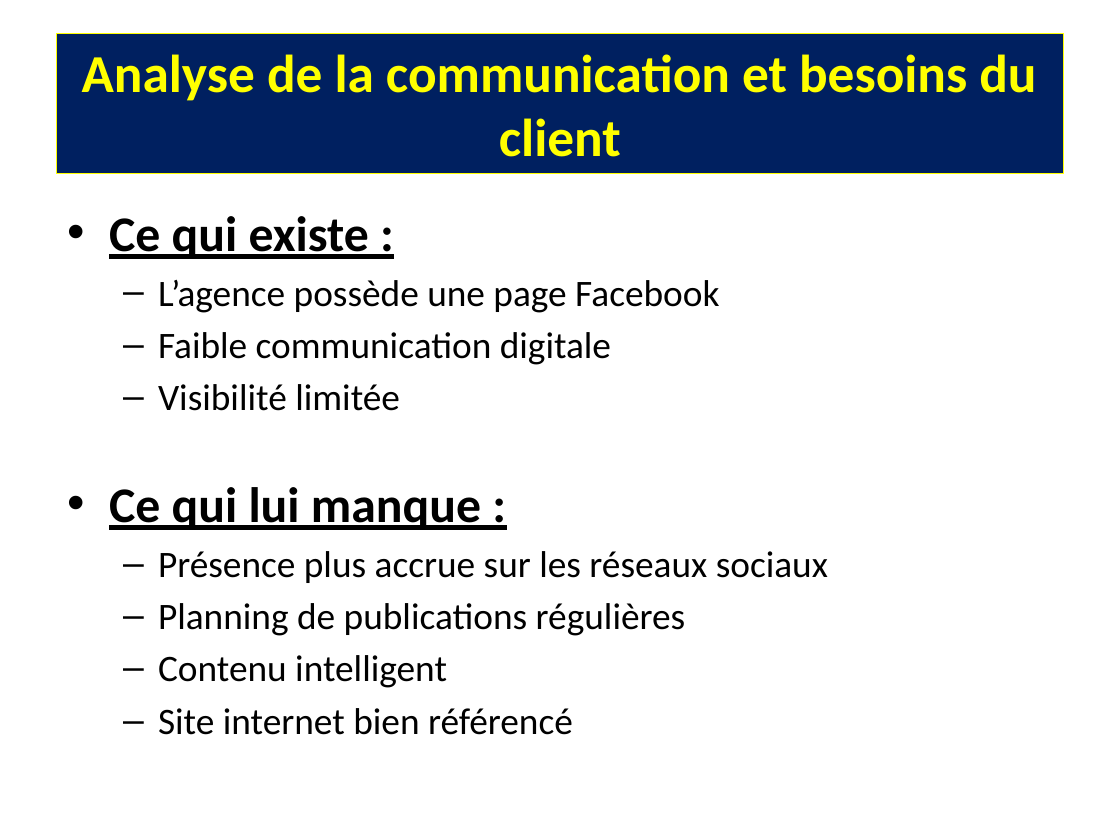
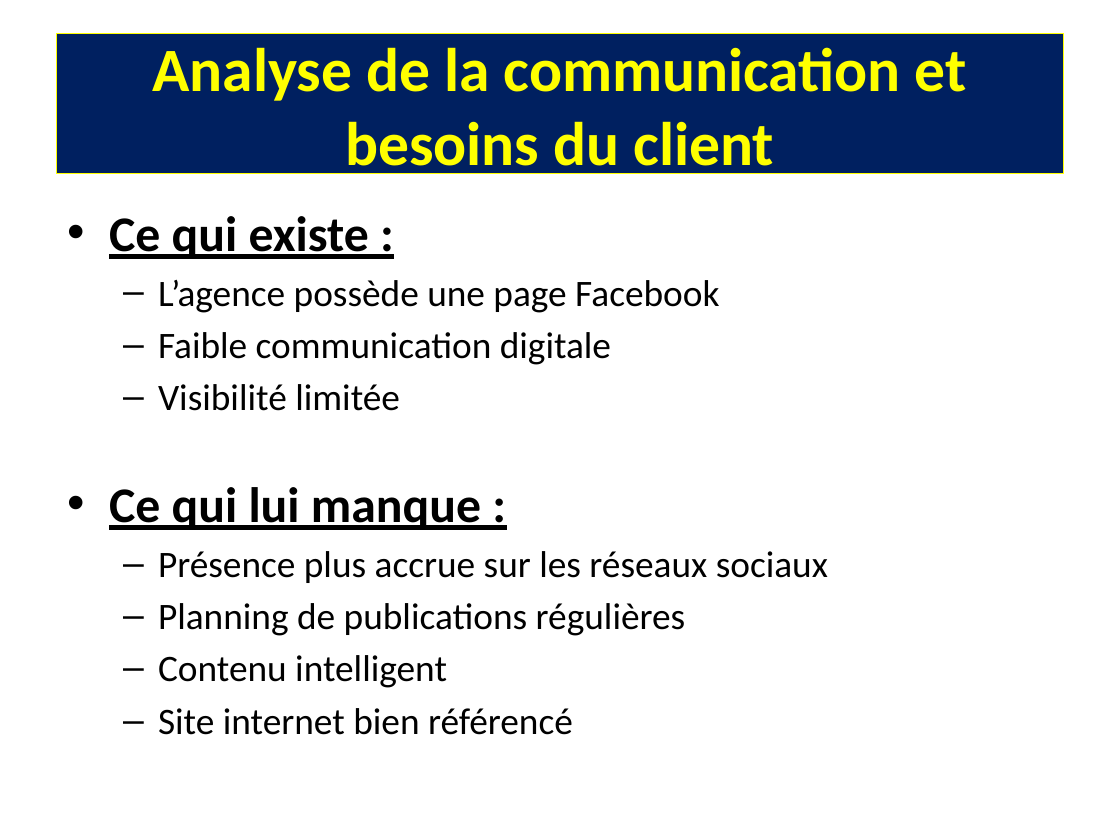
Before and after one commit to edwigesay22/SAYNA-MARKETING-EVALUATIONF-112022, a slide deck: slide 4 of Presentation_de_levaluation_finale_-_EA_Design.pptx. Drawn at 1120x840 pixels with LibreOffice and Linux fonts; fonts in the diff are those of the drawing. Boxes give left, top, right and bottom in pixels: in the first picture for what was removed or moved away, otherwise in the second. Text is boxed around its words. In the diff, an @@ line names an element or a change of style, - is before the commit and + after.

```diff
--- a/Presentation_de_levaluation_finale_-_EA_Design.pptx
+++ b/Presentation_de_levaluation_finale_-_EA_Design.pptx
@@ title "Analyse de la communication et ..." at <box>56,34,1064,174</box>: size 34.3 to 39.6 pt @@
```
Also in this commit, not shown: 6 other slides changed, 1 other file.
